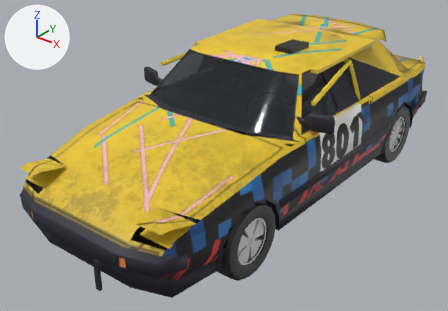
Two versions of the glTF model public/cars/field/models/801.glb, one commit apart.
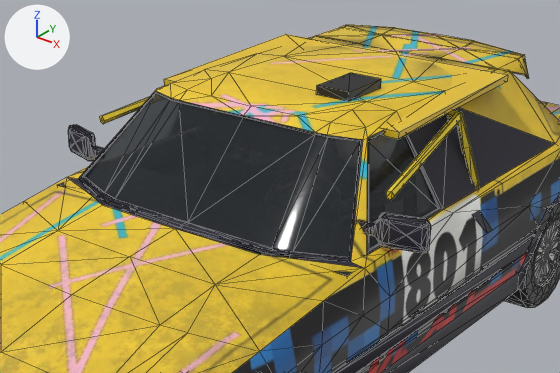
Each version is shown whole from a 50 mm camera at (2.88, -4.08, 2.68) aimed at (-0.11, -0.34, 0.36), then close up on the part from 24% to 90% of the width and 0% to 64% of the height. Every picture has the same lights, and +X, +Y and +Z are marked at upper left. The last two pictures show the newer version. The close-ups show mesh edges as thin lines. Vertices at exactly the same position are counted once.

Names of what the first close-up shows: 'body', 'wheel_rl'.
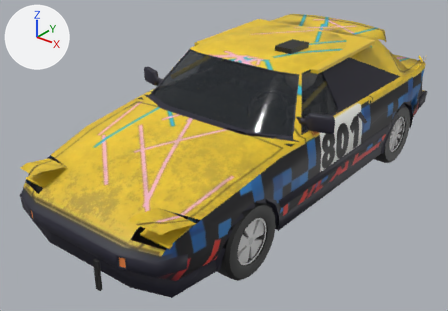
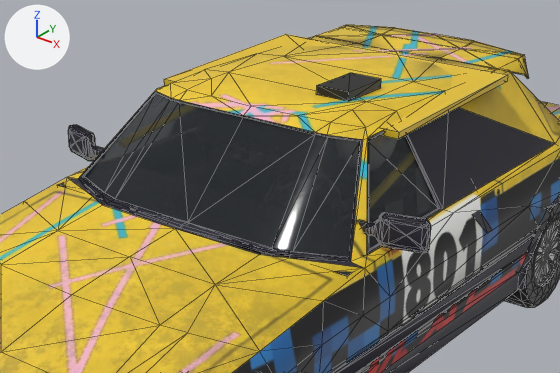
The change in detail:
me_body_mesh is used by ob_body; location (0.0, 0.0, 0.0).
me_body_mesh had 1488 vertices, 2674 faces and spanned x -0.96..0.95, y -2.1..1.95, z 0.13..1.29.
me_body_mesh now has 1478 vertices, 2654 faces and spans x -0.96..0.95, y -2.1..1.95, z 0.13..1.29.
me_body_mesh part 1: the loose piece of 10 vertices spanning x 0.61..0.78, y -0.39..0.39, z 1.04..1.18 is scaled about its middle by (0.649, 1, 1.43), then moved by (-0.1, 0.0, -0.07).
me_body_mesh part 2: the loose piece of 10 vertices spanning x -0.77..-0.6, y -0.39..0.39, z 1.04..1.18 is scaled about its middle by (0.646, 1, 1.42), then moved by (0.09, 0.0, -0.07).
Part 3, on me_body_mesh:
5 vertices are removed from x 0.65..0.69, y 0.37..0.41, z 1.02..1.03.
20 faces are deleted.
3 vertices in x 0.71..0.74, y 0.37..0.41, z 0.87..0.88 move by (0.0, 0.0, -0.05).
3 vertices in x 0.62..0.63, y 0.37..0.41, z 1.16..1.18 move by (-0.11, 0.0, 0.0).
9 vertices move from x 0.62..0.78, y 0.37..0.41, z 0.63..1.14 to x 0.5..0.76, y 0.37..0.41, z 0.64..1.15.
10 new faces join them, mat_car_users_cobyhartman_dev_probe_sim_tools_cars_kit_cache_import_801_derived_spec_py_livery (picture img_livery).
Other edits to the shape of me_body_mesh do not show in these pictures.

Location of each change, (x1, y1, x2, y2) in pixels of the close-ups (560 x 373 px; the box of a moved part takes in the faces that stretch with it):
part 1 of me_body_mesh, moved or reshaped (not visible afterwards): before (386, 113, 463, 200)
part 2 of me_body_mesh, moved or reshaped (not visible afterwards): before (100, 97, 149, 124)
part 3 of me_body_mesh, moved or reshaped: before (446, 110, 479, 189)
